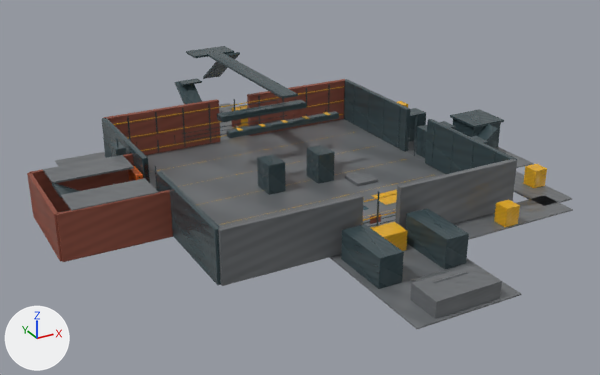
An edit to the Blender file stw-o3de/Project/Assets/IndustrialYard/STW_INDUSTRIAL_YARD_01/Environment/STW_INDUSTRIAL_YARD_01.blend, drawn before and after from the same camera.
Before and after are seen from a 50 mm camera at (-29.7, -54.7, 26.9) aimed at (-0.4, -1.4, 0.3). The lights are fixed; the arrows at lower left show +X, +Y and +Z. The first picture is the older version.

The scene before the commit, as lines of its bpy script (objects in view):
```python
me_cube_006 = bpy.data.meshes.new('Cube.006')
me_cube_006.from_pydata(...)  # a box spanning x -0.22..0.22, y -5.25..5.25, z -1.98..1.98
me_cube_006.materials.append(mat_m_iy_steelpainted)
me_cube_185 = bpy.data.meshes.new('Cube.185')
me_cube_185.from_pydata(...)  # a box spanning x -6.0..6.0, y -1.5..1.5, z -0.05..0.05
me_cube_185.materials.append(mat_m_iy_concretewet)
me_cube_187 = bpy.data.meshes.new('Cube.187')
me_cube_187.from_pydata(...)  # a box spanning x -0.6..0.6, y -0.6..0.6, z -0.75..0.75
me_cube_187.materials.append(mat_m_iy_hazard)
ob_connector_se_cover_b = bpy.data.objects.new('connector_se_cover_b', me_cube_187)
ob_connector_se_cover_b.location = (10.0, -13.8, 0.75)
_m = ob_connector_se_cover_b.modifiers.new('ProductionEdgeBevel', 'BEVEL')
_m.width = 0.012
_m.width_pct = 0.012
_m.segments = 2
ob_connector_se_ground_b = bpy.data.objects.new('connector_se_ground_b', me_cube_185)
ob_connector_se_ground_b.location = (10.0, -13.0, -0.05)
_m = ob_connector_se_ground_b.modifiers.new('ProductionEdgeBevel', 'BEVEL')
_m.width = 0.012
_m.width_pct = 0.012
_m.segments = 2
ob_east_steel_facade_left = bpy.data.objects.new('east_steel_facade_left', me_cube_006)
ob_east_steel_facade_left.location = (12.0, -6.75, 2.0)
_m = ob_east_steel_facade_left.modifiers.new('EdgeWearBevel', 'BEVEL')
_m.width = 0.04
_m.width_pct = 0.04
_m.segments = 3
# also in view: 'roof_service_truss' at (0.0, 2.0, 4.4); 'annex_north_wall' at (-16.0, 4.0, 1.8); 'connector_se_ground_a' at (16.0, -9.5, -0.1); 'right_cover_cladding' at (2.2, 0.0, 1.2); 'north_brick_facade_right' at (6.8, 12.0, 2.0)
```
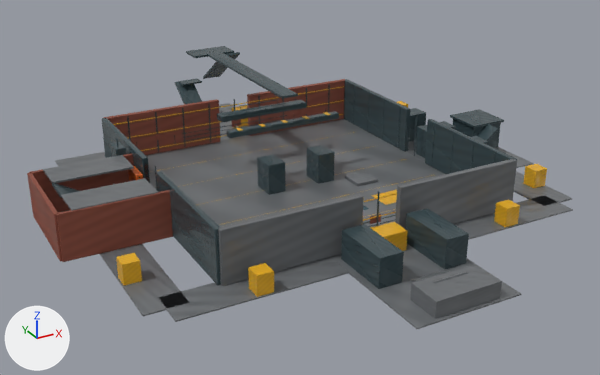
Scene script edits in JSON lines:
```json
{"op": "add", "block": "ob_connector_sw_cover_b", "code": ["ob_connector_sw_cover_b = bpy.data.objects.new('connector_sw_cover_b', me_cube_187.copy())  # the mesh of ob_connector_se_cover_b", "ob_connector_sw_cover_b.location = (-10.0, -13.8, 0.75)", "_m = ob_connector_sw_cover_b.modifiers.new('ProductionEdgeBevel', 'BEVEL')", "_m.width = 0.012", "_m.width_pct = 0.012", "_m.segments = 2"]}
{"op": "add", "block": "ob_connector_sw_cover_a", "code": ["ob_connector_sw_cover_a = bpy.data.objects.new('connector_sw_cover_a', me_cube_187.copy())  # the mesh of ob_connector_se_cover_b", "ob_connector_sw_cover_a.location = (-16.8, -8.5, 0.75)", "_m = ob_connector_sw_cover_a.modifiers.new('ProductionEdgeBevel', 'BEVEL')", "_m.width = 0.012", "_m.width_pct = 0.012", "_m.segments = 2"]}
{"op": "add", "block": "ob_connector_sw_ground_b", "code": ["ob_connector_sw_ground_b = bpy.data.objects.new('connector_sw_ground_b', me_cube_185.copy())  # the mesh of ob_connector_se_ground_b", "ob_connector_sw_ground_b.location = (-10.0, -13.0, -0.05)", "_m = ob_connector_sw_ground_b.modifiers.new('ProductionEdgeBevel', 'BEVEL')", "_m.width = 0.012", "_m.width_pct = 0.012", "_m.segments = 2"]}
{"op": "add", "block": "ob_connector_sw_ground_a", "code": ["ob_connector_sw_ground_a = bpy.data.objects.new('connector_sw_ground_a', me_cube_176.copy())  # the mesh of ob_connector_nw_ground_a", "ob_connector_sw_ground_a.location = (-16.0, -8.5, -0.05)", "_m = ob_connector_sw_ground_a.modifiers.new('ProductionEdgeBevel', 'BEVEL')", "_m.width = 0.012", "_m.width_pct = 0.012", "_m.segments = 2"]}
```

Location of each change, (x1, y1, x2, y2) in pixels of the pictures (600 x 375 px):
```json
{"object": "connector_sw_ground_b", "change": "added", "after": [159, 257, 349, 322]}
{"object": "connector_sw_ground_a", "change": "added", "after": [100, 244, 189, 316]}
{"object": "connector_sw_cover_b", "change": "added", "after": [248, 263, 274, 297], "on screen": "brown"}
{"object": "connector_sw_cover_a", "change": "added", "after": [116, 253, 142, 285], "on screen": "orange"}
```
